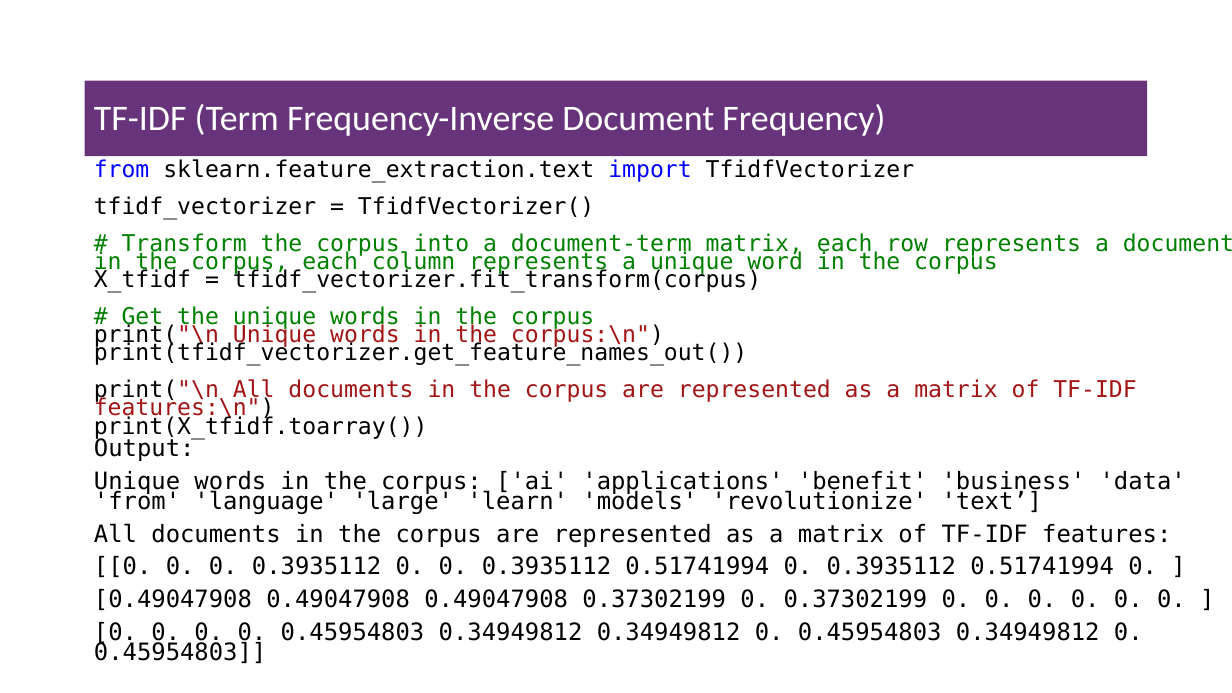
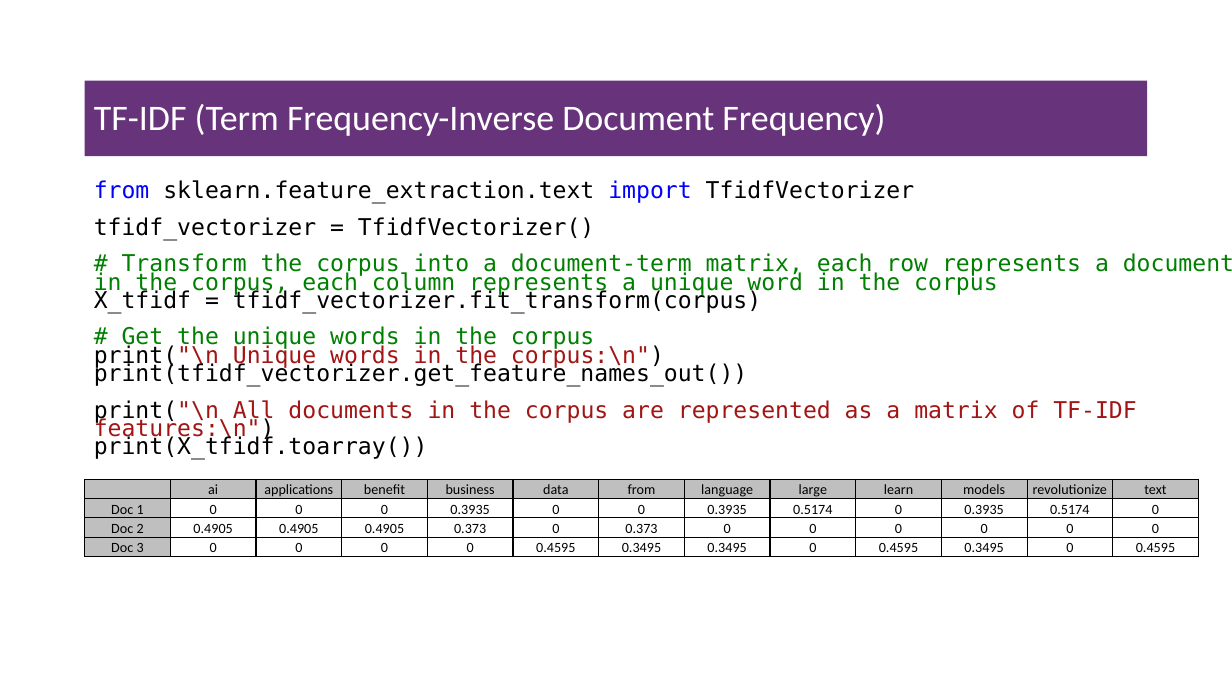
Before and after one commit to msfasha/307307-BI-Methods, a slide deck: slide 23 of 20242-NLP-LLM/lecture notes/Part 1 - Introduction to NLP/1-introduction to NLP.pptx (slide 24 before the commit). Drawn at 1232x693 pixels with LibreOffice and Linux fonts; fonts in the diff are those of the drawing; background and template pictures are left out. Boxes give left, top, right and bottom in pixels: in the first picture for what was removed or moved away, otherwise in the second. Text is boxed around its words. In the diff, an @@ line names an element or a change of style, - is before the commit and + after.

```diff
--- a/20242-NLP-LLM/lecture notes/Part 1 - Introduction to NLP/1-introduction to NLP.pptx
+++ b/20242-NLP-LLM/lecture notes/Part 1 - Introduction to NLP/1-introduction to NLP.pptx
@@ text "from sklearn.feature_extraction.text import TfidfVectorizer": place and size @@
-text "from sklearn.feature_extraction.text import TfidfVectorizer" at (94, 159, 1232, 440)
+text "from sklearn.feature_extraction.text import TfidfVectorizer" at (94, 180, 1232, 460)
@@ text removed at (94, 436, 1186, 663) @@
-Output:
-Unique words in the corpus: ['ai' 'applications' 'benefit' 'business' 'data' 'from' 'language' 'large' 'learn' 'models' 'revolutionize' 'text’]
-All documents in the corpus are represented as a matrix of TF-IDF features:
-[[0. 0. 0. 0.3935112 0. 0. 0.3935112 0.51741994 0. 0.3935112 0.51741994 0. ]
-[0.49047908 0.49047908 0.49047908 0.37302199 0. 0.37302199 0. 0. 0. 0. 0. 0. ]
-[0. 0. 0. 0. 0.45954803 0.34949812 0.34949812 0. 0.45954803 0.34949812 0. 0.45954803]]
@@ table added at (85, 480, 1202, 556), 4 rows, 13 columns @@
+ | ai | applications | benefit | business | data | from | language | large | learn | models | revolutionize | text
+Doc 1 | 0 | 0 | 0 | 0.3935 | 0 | 0 | 0.3935 | 0.5174 | 0 | 0.3935 | 0.5174 | 0
+Doc 2 | 0.4905 | 0.4905 | 0.4905 | 0.373 | 0 | 0.373 | 0 | 0 | 0 | 0 | 0 | 0
+Doc 3 | 0 | 0 | 0 | 0 | 0.4595 | 0.3495 | 0.3495 | 0 | 0.4595 | 0.3495 | 0 | 0.4595
```
Also in this commit, not shown: 2 other slides changed, 1 slide added, 2 slides removed, 2 other files.
